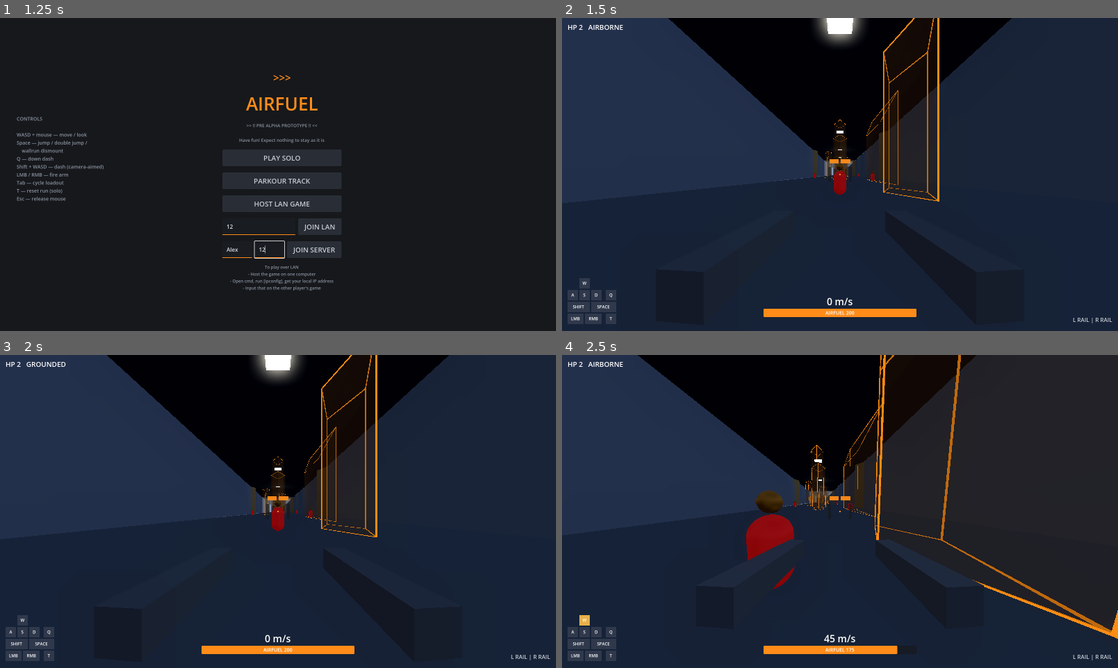
Above: before the commit, frames 1-4 (two rows, left to right).
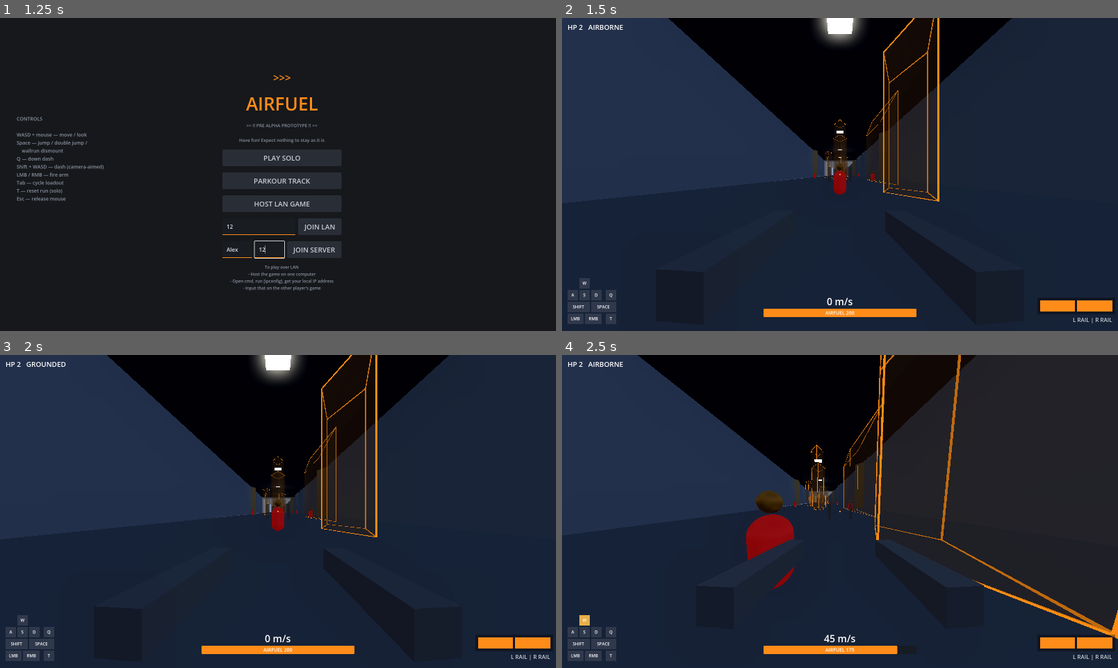
Above: after the commit, the same moments.

Repository: rctcwyvrn/AIRFUEL
Game: Godot game, scene res://src/menu/main_menu.tscn
The game is run twice, just before and just after one commit, with the same random seed, the same clock (stepped at 60 frames per second) and the same inputs.
Inputs (mouse positions are in pixels of both pictures, inside the frame that each line leads up to):
- Up to frame 1 (1.25 s): click (261, 227) at 0.52 s; type "12" at 0.6 s; click (239, 249) at 0.75 s; type "Alex" at 0.83 s; click (266, 249) at 0.98 s; type "12" at 1.07 s
- Up to frame 2 (1.5 s): click "PLAY SOLO" at 1.25 s
- Up to frame 3 (2 s): no input
- Up to frame 4 (2.5 s): tap Enter at 2 s; move the mouse to (867, 511) at 2.02 s; hold W (move_forward) from 2.03 s (still down); tap Shift (dash) at 2.1 s; tap Space (jump) at 2.27 s

Frame 1 is identical in both runs. In frame 2, 0.5% of the frame differs, in the area x 48-99%, y 45-94%; in frame 3, 0.5%; in frame 4, 0.5%, in the area x 48-100%, y 45-94%.

Commit message:
ui fixes

Diff:
--- a/game/src/hud/hud.gd
+++ b/game/src/hud/hud.gd
@@ -38,9 +38,9 @@
 	["respawn", "T", 110, 102, 30],
 ]
 
-const PIP_LIT := Color(1.0, 0.55, 0.1, 0.95)
-const PIP_LOW := Color(1.0, 0.15, 0.1, 0.95)
-const PIP_DIM := Color(0.5, 0.5, 0.55, 0.3)
+const PIP_LIT := Color(1.0, 0.55, 0.1, 1.0)
+const PIP_LOW := Color(1.0, 0.15, 0.1, 1.0)
+const PIP_DIM := Color(0.5, 0.5, 0.55, 0.45)
 const FEED_TTL := 4.0
 const BANNER_TIME := 1.8
 
--- a/game/src/hud/hud.tscn
+++ b/game/src/hud/hud.tscn
@@ -201,14 +201,26 @@
 script = ExtResource("3_ring")
 
 [node name="HpPips" type="Control" parent="."]
-anchor_left = 0.5
-anchor_top = 0.5
-anchor_right = 0.5
-anchor_bottom = 0.5
-offset_left = -30.0
-offset_top = -44.0
-offset_right = 30.0
-offset_bottom = -32.0
+anchor_left = 1.0
+anchor_top = 1.0
+anchor_right = 1.0
+anchor_bottom = 1.0
+offset_left = -224.0
+offset_top = -88.0
+offset_right = -16.0
+offset_bottom = -56.0
+grow_horizontal = 0
+grow_vertical = 0
+mouse_filter = 2
+
+[node name="Back" type="ColorRect" parent="HpPips"]
+anchor_right = 1.0
+anchor_bottom = 1.0
+offset_left = -8.0
+offset_top = -8.0
+offset_right = 8.0
+offset_bottom = 8.0
+color = Color(0, 0, 0, 0.35)
 mouse_filter = 2
 
 [node name="SwordWarnLabel" type="Label" parent="."]
--- a/game/src/player/player.gd
+++ b/game/src/player/player.gd
@@ -109,6 +109,8 @@
 const LOADOUTS: Array = [["rail", "rail"], ["rail", "sword"], ["sword", "sword"]]
 const RAIL_VM_COLOR := Color(0.45, 0.47, 0.5)
 const SWORD_VM_COLOR := Color(0.82, 0.84, 0.88)
+const SWORD_FLARE_COLOR := Color(0.2, 0.5, 1.0)
+const VM_EMISSION_WARM := Color(1.0, 0.55, 0.15)
 var loadout_index := 0
 var arm_types: Array = ["rail", "rail"]
 var sword_cd: Array = [0.0, 0.0]
@@ -117,10 +119,7 @@
 var _net_prog := Vector2.ZERO
 var _rail_vm_mesh: BoxMesh
 var _sword_vm_mesh: BoxMesh
-var _trail_node: MeshInstance3D
-var _trail_mesh: ImmediateMesh
-var _trail_pts: Array[Vector3] = []
-var _trail_times: Array[float] = []
+var _trails: PlayerTrails
 
 
 func _ready() -> void:
@@ -139,16 +138,8 @@
 	_sword_vm_mesh = BoxMesh.new()
 	_sword_vm_mesh.size = Vector3(0.05, 0.2, 1.05)
 	_apply_loadout_visuals()
-	_trail_mesh = ImmediateMesh.new()
-	_trail_node = MeshInstance3D.new()
-	_trail_node.mesh = _trail_mesh
-	_trail_node.top_level = true
-	var tmat := StandardMaterial3D.new()
-	tmat.shading_mode = BaseMaterial3D.SHADING_MODE_UNSHADED
-	tmat.transparency = BaseMaterial3D.TRANSPARENCY_ALPHA
-	tmat.vertex_color_use_as_albedo = true
-	_trail_node.material_override = tmat
-	add_child(_trail_node)
+	_trails = PlayerTrails.new()
+	add_child(_trails)
 	base_fov = camera.fov
 	if ghost_controlled:
 		# TAS/bot body: real physics, no human input, translucent orange.
@@ -169,6 +160,9 @@
 		gmat.albedo_color = Color(1.0, 0.55, 0.1, 0.4)
 		gmat.emission = Color(1.0, 0.55, 0.1, 1.0)
 		bm.material_override = gmat
+		var ghost_head := $Head/HeadMesh as MeshInstance3D
+		ghost_head.visible = true
+		ghost_head.material_override = gmat
 	elif role == NetRole.REPLICA:
 		# Render-only puppet: state-synced from snapshots, never simulated here
 		camera.current = false
@@ -176,6 +170,7 @@
 		vm_left.visible = false
 		vm_right.visible = false
 		$BodyMesh.visible = true
+		$Head/HeadMesh.visible = true
 		# Shoulder weapon blocks: the remote player's loadout + charge tell.
 		# Materials duplicated so multiple puppets tint independently.
 		for arm: MeshInstance3D in [puppet_arm_l, puppet_arm_r]:
@@ -189,6 +184,7 @@
 		vm_left.visible = false
 		vm_right.visible = false
 		$BodyMesh.visible = true
+		$Head/HeadMesh.visible = true
 		for arm: MeshInstance3D in [puppet_arm_l, puppet_arm_r]:
 			arm.material_override = arm.material_override.duplicate()
 			arm.visible = true
@@ -373,12 +369,13 @@
 
 
 ## Render-state row the server sends about this body for other clients'
-## replicas: [pos*3, vel*3, yaw, pitch, progL, progR, loadout, hp]. The peer
-## id deliberately travels OUTSIDE this array, as a real int — 32-bit floats
-## silently corrupt 10-digit ENet peer ids (24-bit mantissa).
+## replicas: [pos*3, vel*3, yaw, pitch, progL, progR, loadout, hp,
+## sword_active]. The peer id deliberately travels OUTSIDE this array, as a
+## real int — 32-bit floats silently corrupt 10-digit ENet peer ids (24-bit
+## mantissa).
 func render_state() -> PackedFloat32Array:
 	var r := PackedFloat32Array()
-	r.resize(12)
+	r.resize(13)
 	var p := global_position
 	r[0] = p.x
 	r[1] = p.y
@@ -392,6 +389,7 @@
 	r[9] = arm_progress_right()
 	r[10] = float(loadout_index)
 	r[11] = float(hp)
+	r[12] = sword_active
 	return r
 
 
@@ -403,6 +401,8 @@
 	head.rotation.x = r[7]
 	_net_prog = Vector2(r[8], r[9])
 	hp = int(r[11])
+	# Safe to write directly: replicas never simulate, so nothing ticks it.
+	sword_active = r[12]
 	if int(r[10]) != loadout_index:
 		loadout_index = int(r[10])
 		arm_types = LOADOUTS[loadout_index]
@@ -439,7 +439,6 @@
 
 
 func _process(delta: float) -> void:
-	_update_trail_line()
 	if role == NetRole.DRIVEN:
 		# LAN host renders server bodies directly: real arm progress drives
 		# the shoulder-block charge tell.
@@ -844,30 +843,6 @@
 		shot_fired.emit(side, result)  # offline hitmarker; netplay uses ev_shot
 
 
-## One long thin orange line tracing the recent flight path: world-space
-## line strip over a rolling position history (2 m samples, ~4 s / 150 pt
-## cap), alpha fading toward the tail. Replaces the old particle puffs.
-func _update_trail_line() -> void:
-	var now := Time.get_ticks_msec() / 1000.0
-	if _trail_pts.is_empty() or _trail_pts[-1].distance_to(global_position) > 2.0:
-		_trail_pts.append(global_position + Vector3.UP * 0.4)
-		_trail_times.append(now)
-	while not _trail_times.is_empty() and (now - _trail_times[0] > 4.0 or _trail_pts.size() > 150):
-		_trail_pts.pop_front()
-		_trail_times.pop_front()
-	_trail_node.global_transform = Transform3D.IDENTITY
-	_trail_mesh.clear_surfaces()
-	if _trail_pts.size() < 2:
-		return
-	_trail_mesh.surface_begin(Mesh.PRIMITIVE_LINE_STRIP)
-	var n := _trail_pts.size()
-	for i in n:
-		var a := float(i) / float(n - 1)
-		_trail_mesh.surface_set_color(Color(1.0, 0.55, 0.1, a * 0.8))
-		_trail_mesh.surface_add_vertex(_trail_pts[i])
-	_trail_mesh.surface_end()
-
-
 func _update_viewmodels(delta: float) -> void:
 	for i in 2:
 		var vm := vm_left if i == 0 else vm_right
@@ -876,8 +851,10 @@
 			var arm := arm_left if i == 0 else arm_right
 			mat.emission_energy_multiplier = arm.progress() * 3.0
 		else:
-			# only the lunging blade flares; the other idles warm
+			# only the lunging blade flares — blue, matching the world trail;
+			# the other idles warm (emission reset: rail shares the material)
 			var flaring: bool = sword_active > 0.0 and sword_side == ("L" if i == 0 else "R")
+			mat.emission = SWORD_FLARE_COLOR if flaring else VM_EMISSION_WARM
 			mat.emission_energy_multiplier = 2.5 if flaring else 0.3
 		vm.position = vm.position.lerp(vm.get_meta("rest_pos"), 1.0 - exp(-12.0 * delta))
 		vm.rotation = vm.rotation.lerp(vm.get_meta("pose_rot"), 1.0 - exp(-10.0 * delta))
@@ -1097,8 +1074,7 @@
 	run_time = 0.0
 	run_finished = false
 	countdown = config.reset_countdown
-	_trail_pts.clear()
-	_trail_times.clear()
+	_trails.clear()
 	# Deterministic reset: recordings and replays must start from identical
 	# state, so no timer or arm state survives a respawn
 	dash_cooldown_timer = 0.0
--- a/game/src/player/player.tscn
+++ b/game/src/player/player.tscn
@@ -16,6 +16,10 @@
 [sub_resource type="CapsuleMesh" id="mesh_body"]
 radius = 1.2
 height = 4.5
+
+[sub_resource type="SphereMesh" id="mesh_phead"]
+radius = 0.55
+height = 1.1
 
 [sub_resource type="StandardMaterial3D" id="mat_body"]
 albedo_color = Color(0.85, 0.12, 0.12, 1)
@@ -69,6 +73,12 @@
 [node name="Camera3D" type="Camera3D" parent="Head"]
 fov = 100.0
 
+[node name="HeadMesh" type="MeshInstance3D" parent="Head"]
+transform = Transform3D(1, 0, 0, 0, 1, 0, 0, 0, 1, 0, 0.85, 0)
+visible = false
+mesh = SubResource("mesh_phead")
+material_override = SubResource("mat_body")
+
 [node name="ArmLeft" type="Node" parent="."]
 script = ExtResource("3_arm")
 config = ExtResource("4_combat")
--- a/game/src/player/player_fx.gd
+++ b/game/src/player/player_fx.gd
@@ -39,6 +39,38 @@
 	tw.tween_callback(mi.queue_free)
 
 
+## One segment of the sword-lunge trail: fatter, bluer, and longer-lived
+## than the rail beam so a lunging player reads at a glance. Segments are
+## dropped along the lunge path by player.gd's _update_sword_trail and
+## overlap slightly so the ribbon has no gaps.
+static func spawn_sword_trail(parent: Node, from: Vector3, to: Vector3) -> void:
+	var dir := to - from
+	var length := dir.length()
+	if length < 0.05:
+		return
+	var mi := MeshInstance3D.new()
+	var mesh := BoxMesh.new()
+	mesh.size = Vector3(0.45, 0.45, length + 0.3)
+	mi.mesh = mesh
+	var mat := StandardMaterial3D.new()
+	mat.shading_mode = BaseMaterial3D.SHADING_MODE_UNSHADED
+	mat.transparency = BaseMaterial3D.TRANSPARENCY_ALPHA
+	mat.albedo_color = Color(0.25, 0.55, 1.0, 0.85)
+	mat.emission_enabled = true
+	mat.emission = Color(0.2, 0.5, 1.0)
+	mat.emission_energy_multiplier = 6.0
+	mi.material_override = mat
+	mi.cast_shadow = GeometryInstance3D.SHADOW_CASTING_SETTING_OFF
+	parent.add_child(mi)
+	mi.global_position = (from + to) * 0.5
+	var up := Vector3.UP if absf(dir.normalized().y) < 0.99 else Vector3.RIGHT
+	mi.look_at(to, up)
+	var tw := mi.create_tween()
+	tw.tween_property(mat, "albedo_color:a", 0.0, 0.45)
+	tw.parallel().tween_property(mat, "emission_energy_multiplier", 0.0, 0.45)
+	tw.tween_callback(mi.queue_free)
+
+
 ## Spent canister ejected sideways from the firing arm (8.1 bolt action).
 static func spawn_canister(shooter: CharacterBody3D, side_sign: float, cam: Transform3D) -> void:
 	var c := CANISTER.instantiate() as RigidBody3D
--- /dev/null
+++ b/game/src/player/player_trails.gd
@@ -0,0 +1,88 @@
+class_name PlayerTrails
+extends Node
+
+## Render-side trail cosmetics for one AirfuelPlayer, split out of player.gd
+## (1200-line cap): the orange flight-path line and the blue sword-lunge
+## ribbon (DESIGN.md 8.2 readability). Pure visuals — nothing here may touch
+## simulation. Created by player.gd in _ready as a child node; fully inert on
+## the headless server.
+
+var _player: CharacterBody3D
+var _trail_node: MeshInstance3D
+var _trail_mesh: ImmediateMesh
+var _trail_pts: Array[Vector3] = []
+var _trail_times: Array[float] = []
+var _sword_last := Vector3.ZERO
+var _sword_live := false
+
+
+func _ready() -> void:
+	_player = get_parent() as CharacterBody3D
+	if DisplayServer.get_name() == "headless":
+		set_process(false)
+		return
+	_trail_mesh = ImmediateMesh.new()
+	_trail_node = MeshInstance3D.new()
+	_trail_node.mesh = _trail_mesh
+	_trail_node.top_level = true
+	var tmat := StandardMaterial3D.new()
+	tmat.shading_mode = BaseMaterial3D.SHADING_MODE_UNSHADED
+	tmat.transparency = BaseMaterial3D.TRANSPARENCY_ALPHA
+	tmat.vertex_color_use_as_albedo = true
+	_trail_node.material_override = tmat
+	add_child(_trail_node)
+
+
+func _process(_delta: float) -> void:
+	_update_trail_line()
+	_update_sword_trail()
+
+
+## Respawn hook: the flight path must not connect across a teleport.
+func clear() -> void:
+	_trail_pts.clear()
+	_trail_times.clear()
+
+
+## One long thin orange line tracing the recent flight path: world-space
+## line strip over a rolling position history (2 m samples, ~4 s / 150 pt
+## cap), alpha fading toward the tail. Replaces the old particle puffs.
+func _update_trail_line() -> void:
+	var now := Time.get_ticks_msec() / 1000.0
+	var pos: Vector3 = _player.global_position
+	if _trail_pts.is_empty() or _trail_pts[-1].distance_to(pos) > 2.0:
+		_trail_pts.append(pos + Vector3.UP * 0.4)
+		_trail_times.append(now)
+	while not _trail_times.is_empty() and (now - _trail_times[0] > 4.0 or _trail_pts.size() > 150):
+		_trail_pts.pop_front()
+		_trail_times.pop_front()
+	_trail_node.global_transform = Transform3D.IDENTITY
+	_trail_mesh.clear_surfaces()
+	if _trail_pts.size() < 2:
+		return
+	_trail_mesh.surface_begin(Mesh.PRIMITIVE_LINE_STRIP)
+	var n := _trail_pts.size()
+	for i in n:
+		var a := float(i) / float(n - 1)
+		_trail_mesh.surface_set_color(Color(1.0, 0.55, 0.1, a * 0.8))
+		_trail_mesh.surface_add_vertex(_trail_pts[i])
+	_trail_mesh.surface_end()
+
+
+## Sword lunge tell: a strong blue ribbon of emissive segments dropped along
+## the lunge path while the blade is live. Works for every role that renders
+## — replicas receive sword_active via render rows (player.gd render_state).
+func _update_sword_trail() -> void:
+	if _player.sword_active <= 0.0:
+		_sword_live = false
+		return
+	var pos: Vector3 = _player.global_position + Vector3.UP * 0.7
+	if not _sword_live:
+		# Lunge just started: anchor here, first segment next frame.
+		_sword_live = true
+		_sword_last = pos
+		return
+	if pos.distance_to(_sword_last) < 0.4:
+		return
+	PlayerFx.spawn_sword_trail(_player.get_parent(), _sword_last, pos)
+	_sword_last = pos
Not shown: 1 places in game/src/player/player.tscn that only renumber resources
Not shown, added: game/src/player/player_trails.gd.uid
Not shown, changed: game/src/hud/hud.gd.md
Not shown, changed: game/src/hud/hud.tscn.md
Not shown, changed: game/src/player/player.gd.md
Not shown, changed: game/src/player/player.tscn.md
Not shown, changed: game/src/player/player_fx.gd.md
Not shown, added: game/src/player/player_trails.gd.md
Not shown, changed: readme.md
